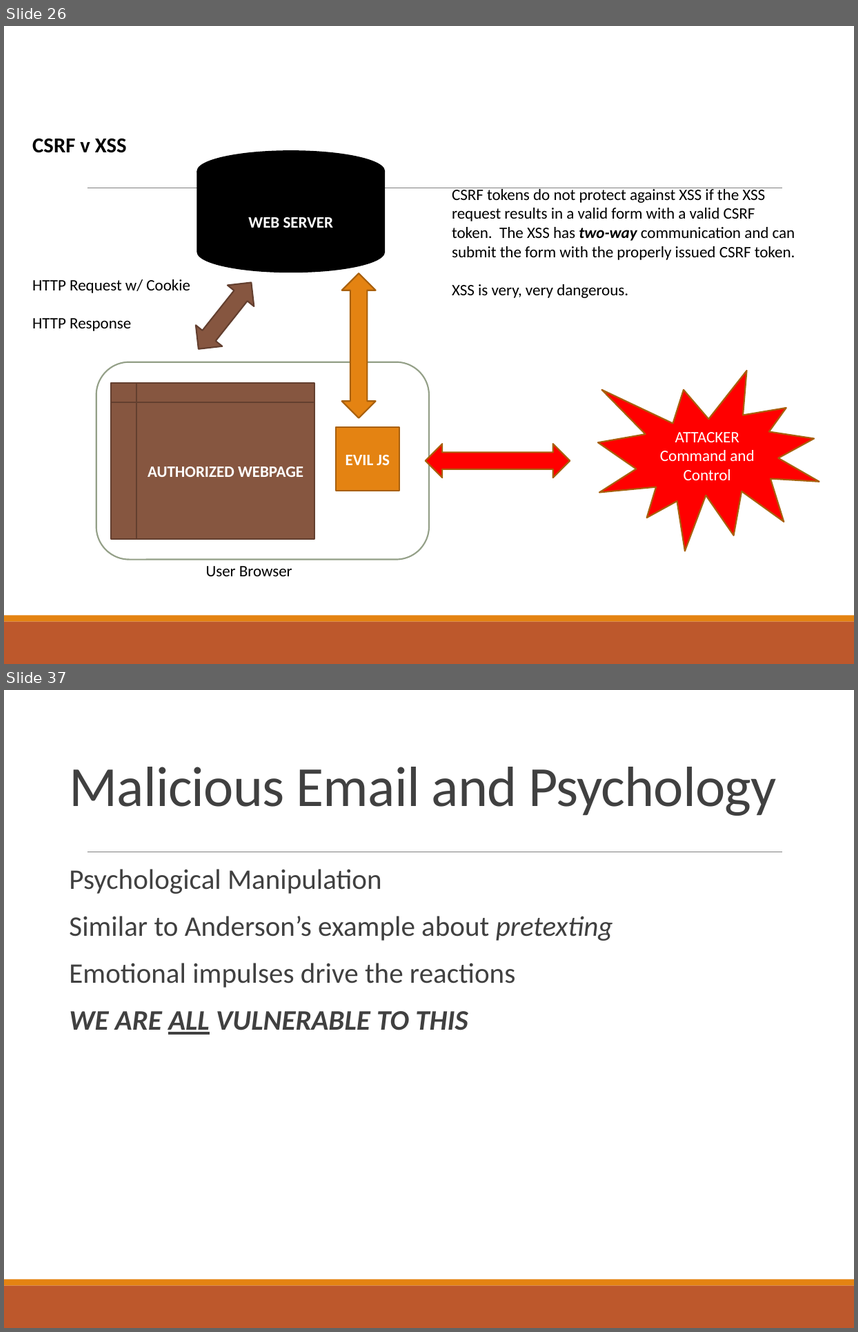
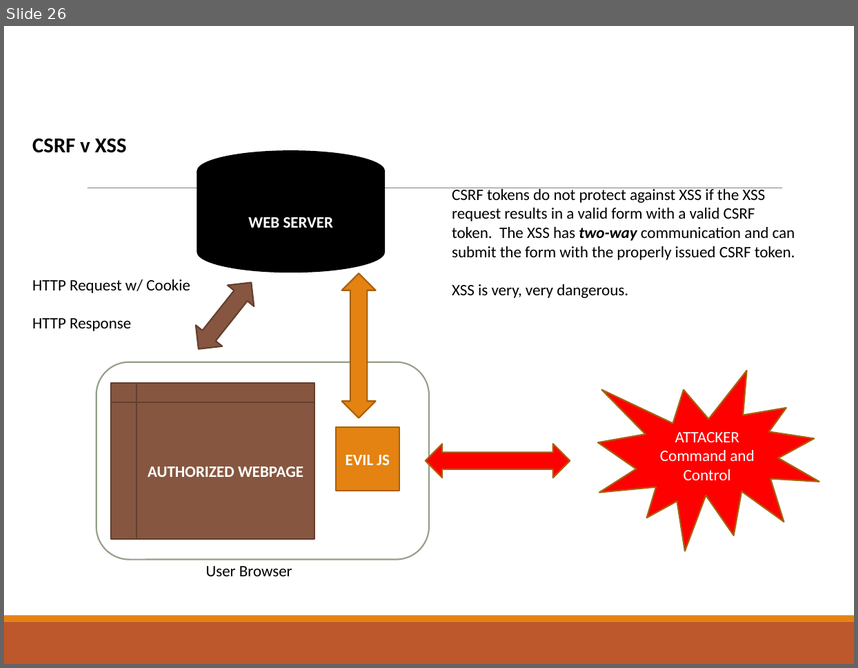
Before and after one commit to CrimsonVista/UTAustin-Courses, a slide deck: 2021fa_cs361s/slides/10_web_threats.pptx. Shown one above the other, each under a label of ours: slides 26 and 37 before the commit, slide 26 after it; the slides between them are not shown. The pictures are 858x1332 and 858x668 pixels, drawn with LibreOffice and Linux fonts; fonts in the diff are those of the drawing. Boxes give left, top, right and bottom in pixels: in the first picture for what was removed or moved away, otherwise in the second. Text is boxed around its words. In the diff, an @@ line names an element or a change of style, - is before the commit and + after.

```diff
--- a/2021fa_cs361s/slides/10_web_threats.pptx
+++ b/2021fa_cs361s/slides/10_web_threats.pptx
@@ slide 37 removed at [4,690,854,1328], background #FFFFFF; not listed: 3 template elements that a slide beside it also shows @@
@@ title removed at [69,767,776,816] @@
-Malicious Email and Psychology
@@ text removed at [69,869,613,1034] @@
-  Psychological Manipulation
-  Similar to Anderson’s example about pretexting
-  Emotional impulses drive the reactions
-  WE ARE ALL VULNERABLE TO THIS
```
Also in this commit, not shown: 11 other slides removed, 2 other files.
